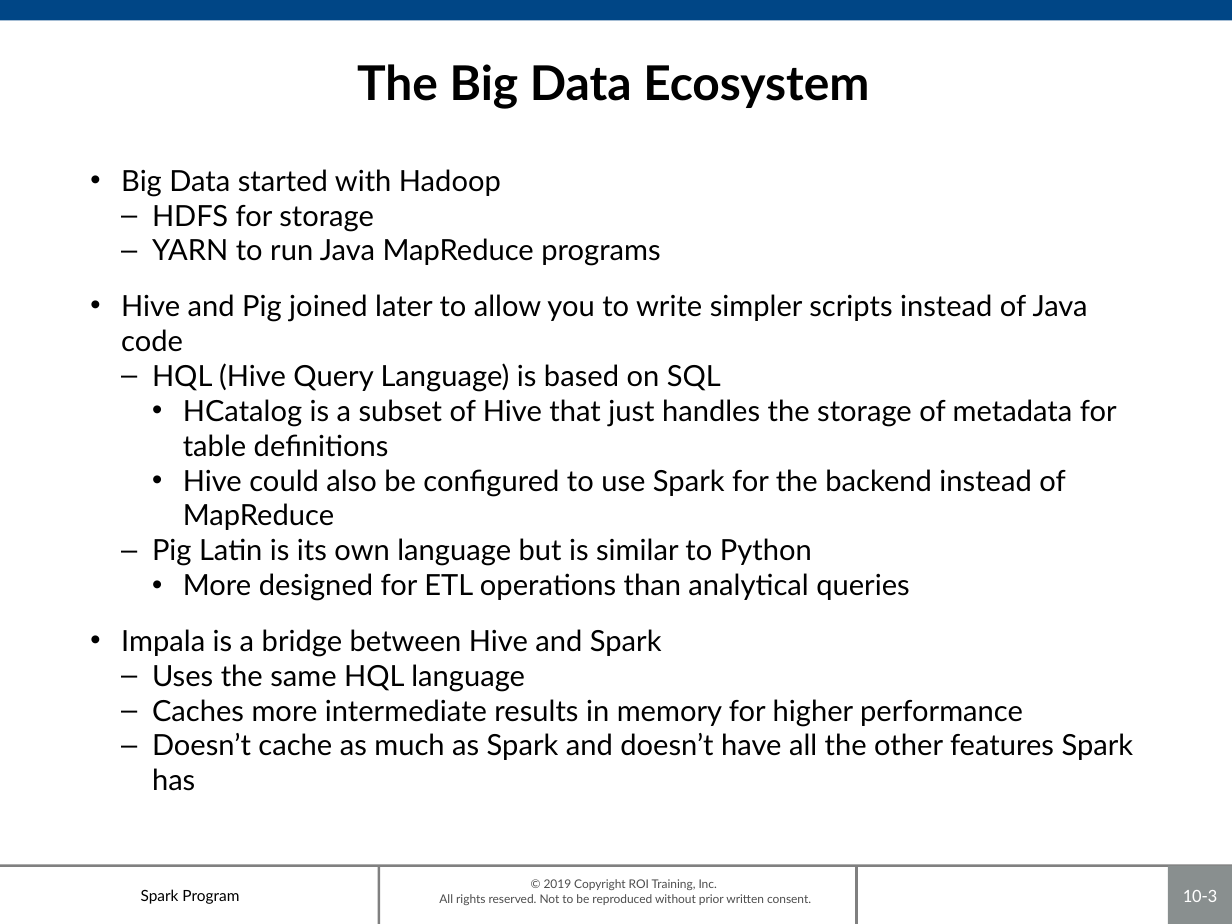
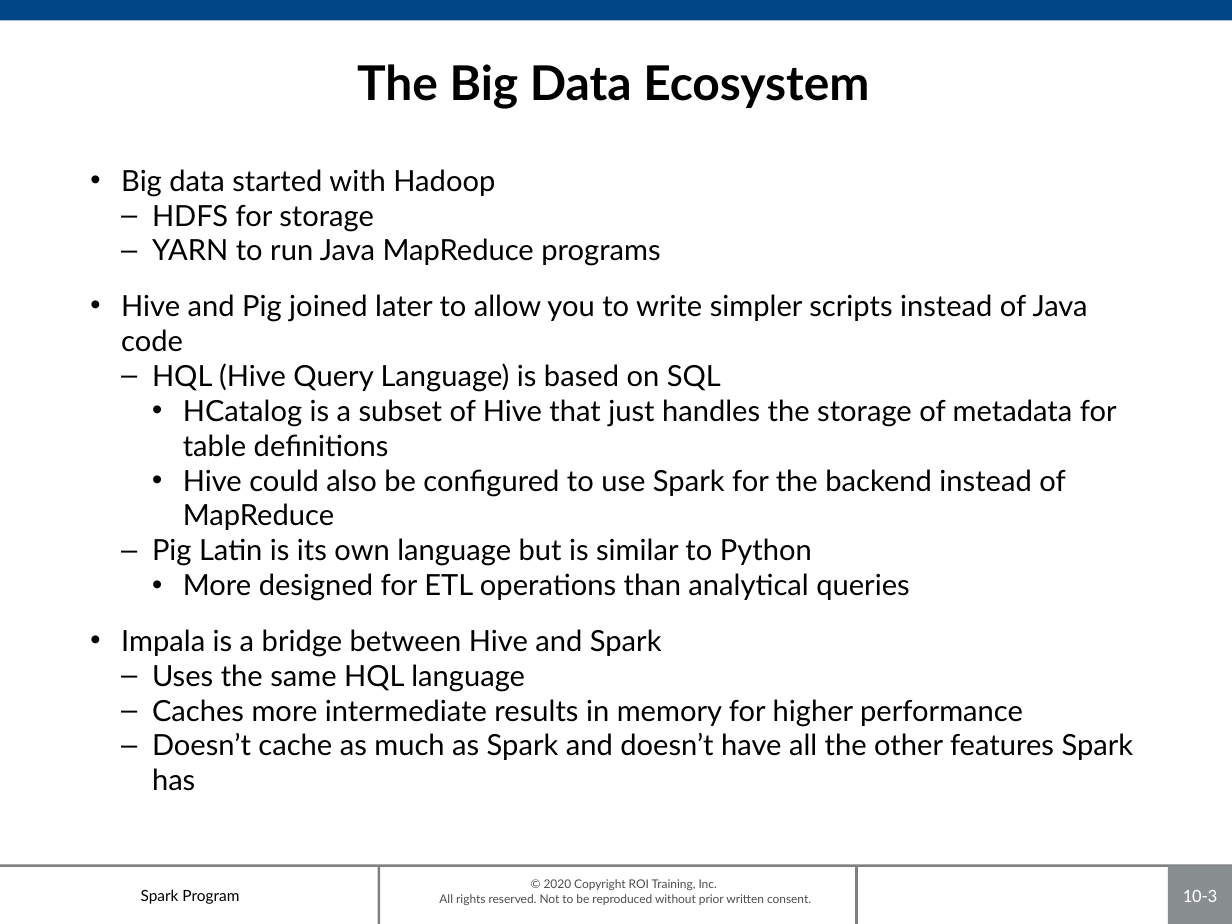
Before and after one commit to roitraining/SparkProgram, a slide deck: slide 3 of Day8-NaturalLanguage/Ch10-Ecosystem.pptx. Drawn at 1232x924 pixels with LibreOffice and Linux fonts; fonts in the diff are those of the drawing; background and template pictures are left out. Boxes give left, top, right and bottom in pixels: in the first picture for what was removed or moved away, otherwise in the second. Text is boxed around its words. In the diff, an @@ line names an element or a change of style, - is before the commit and + after.

```diff
--- a/Day8-NaturalLanguage/Ch10-Ecosystem.pptx
+++ b/Day8-NaturalLanguage/Ch10-Ecosystem.pptx
@@ text at [121,169,495,196]: text changed @@
-• Big Data started with Hadoop
+• Big data started with Hadoop
@@ text at [439,879,811,905]: text changed @@
-© 2019 Copyright ROI Training, Inc.
-All rights reserved. Not to be reproduced without prior written consent.
+© 2020 Copyright ROI Training, Inc.
+All rights reserved. Not to be reproduced without prior written consent.
```
Also in this commit, not shown: 8 other slides changed, 3 other files.
